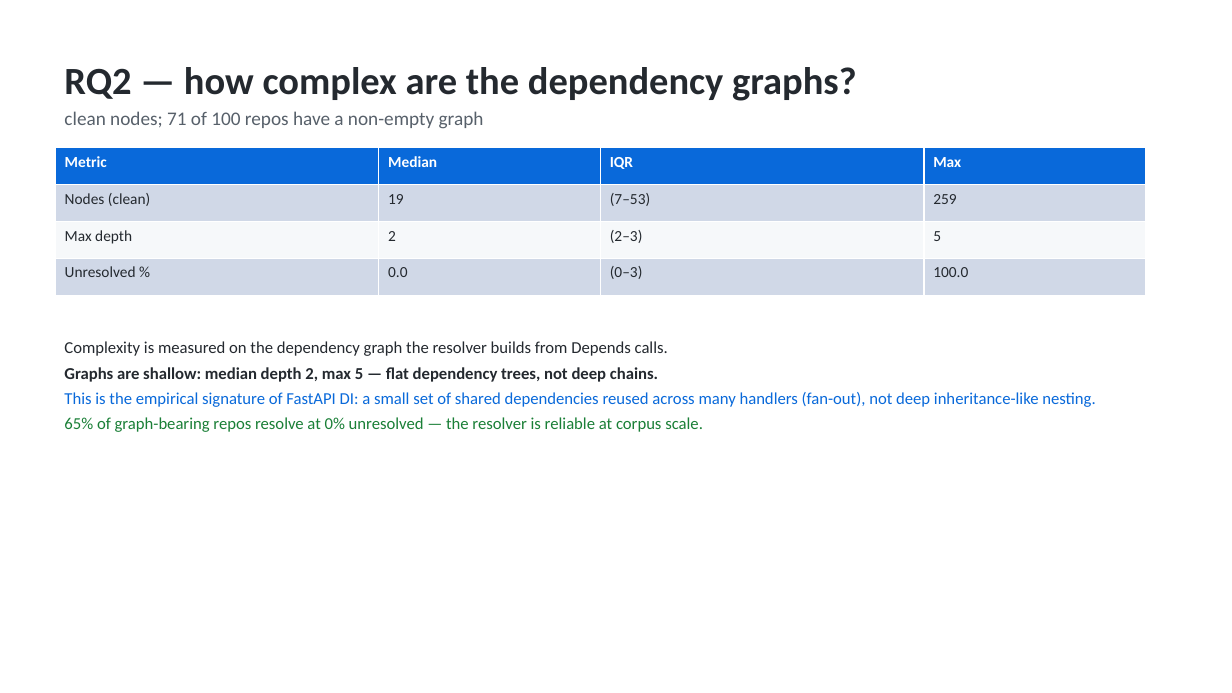
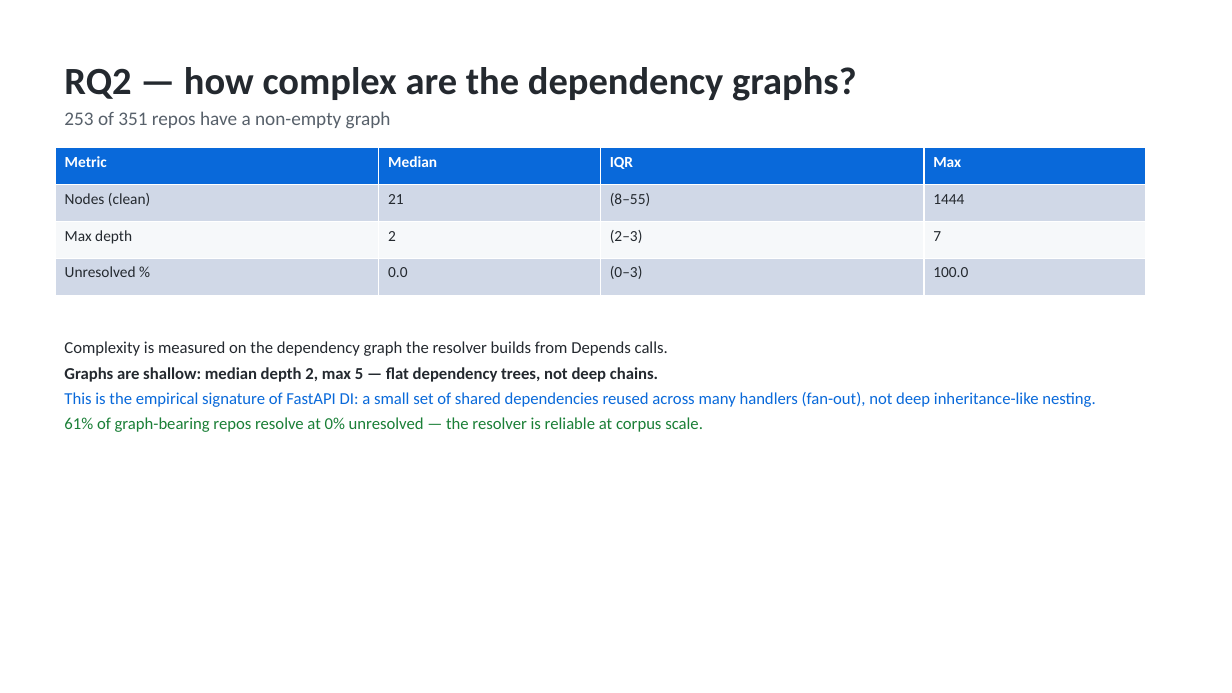
Before and after one commit to codeCrack-01/fastapi-di-empirical-study, a slide deck: slide 14 of analysis/out/fastapi_di_presentation.pptx. Drawn at 1232x693 pixels with LibreOffice and Linux fonts; fonts in the diff are those of the drawing. Boxes give left, top, right and bottom in pixels: in the first picture for what was removed or moved away, otherwise in the second. Text is boxed around its words. In the diff, an @@ line names an element or a change of style, - is before the commit and + after.

Commit message:
Expand RQ1/RQ2 from n=100 sample to full-corpus census (n=351)
aggregate.py gains --scope all and reads accepted repos from the manifest;
the deck computes multiplicity/pairings/graph/junk stats from the reports
and CSVs instead of hardcoding n=100. Regenerate analysis/out/* at the
census and update docs (result_draft, presentation_plan) to the 351-repo
figures with the seed-42 sample retained only as a documented pilot/audit.

```diff
--- a/analysis/out/fastapi_di_presentation.pptx
+++ b/analysis/out/fastapi_di_presentation.pptx
@@ text at <box>64,111,391,129</box>: text changed @@
-clean nodes; 71 of 100 repos have a non-empty graph
+253 of 351 repos have a non-empty graph
@@ table at <box>55,148,1146,296</box> @@
-row 2: Nodes (clean) | 19 | (7–53) | 259
+row 2: Nodes (clean) | 21 | (8–55) | 1444
-row 3, column 4: 5
+row 3, column 4: 7
@@ text at <box>64,417,703,432</box>: text changed @@
-65% of graph-bearing repos resolve at 0% unresolved — the resolver is reliable at corpus scale.
+61% of graph-bearing repos resolve at 0% unresolved — the resolver is reliable at corpus scale.
```
Also in this commit, not shown: 8 other slides changed, 10 other files.
